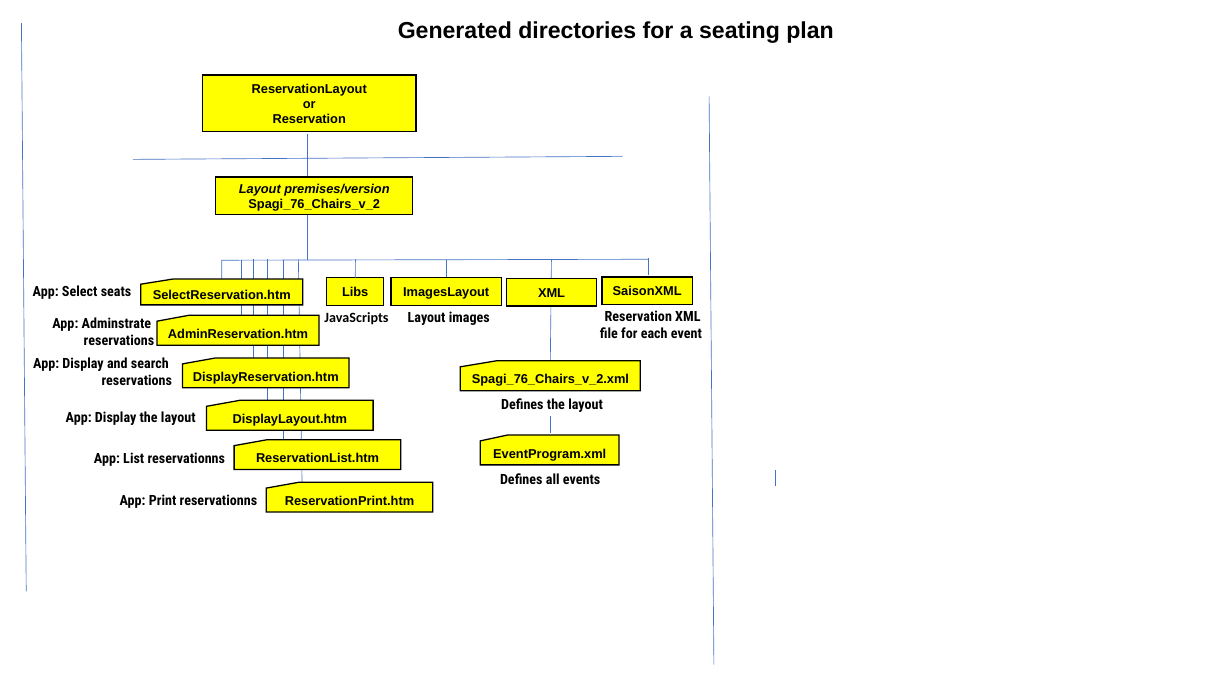
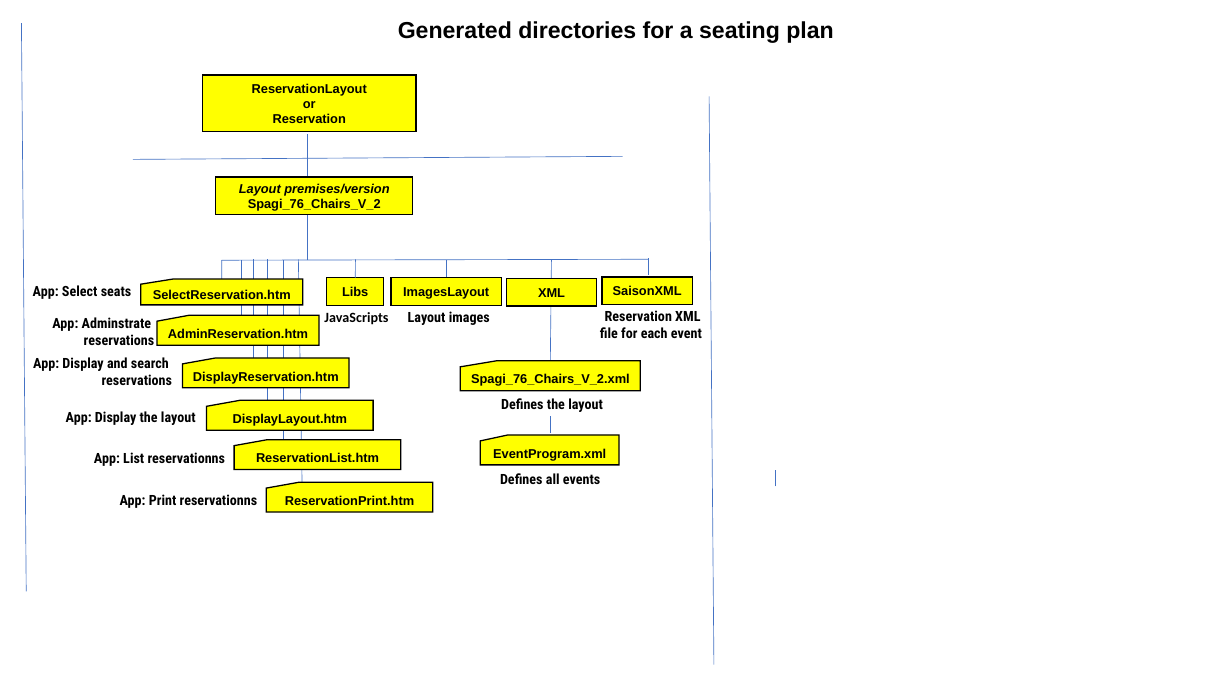
Before and after one commit to JazzLiveAarau/WwwReservationLayout, a slide deck: slide 3 of Description/SeatingPlan.pptx. Drawn at 1232x693 pixels with LibreOffice and Linux fonts; fonts in the diff are those of the drawing. Boxes give left, top, right and bottom in pixels: in the first picture for what was removed or moved away, otherwise in the second. Text is boxed around its words. In the diff, an @@ line names an element or a change of style, - is before the commit and + after.

```diff
--- a/Description/SeatingPlan.pptx
+++ b/Description/SeatingPlan.pptx
@@ text in rectangle at (248, 198, 381, 211): text changed @@
-Spagi_76_Chairs_v_2
+Spagi_76_Chairs_V_2
@@ text in flow chart punched card at (471, 373, 630, 386): text changed @@
-Spagi_76_Chairs_v_2.xml
+Spagi_76_Chairs_V_2.xml
```
Also in this commit, not shown: 2 other files.
